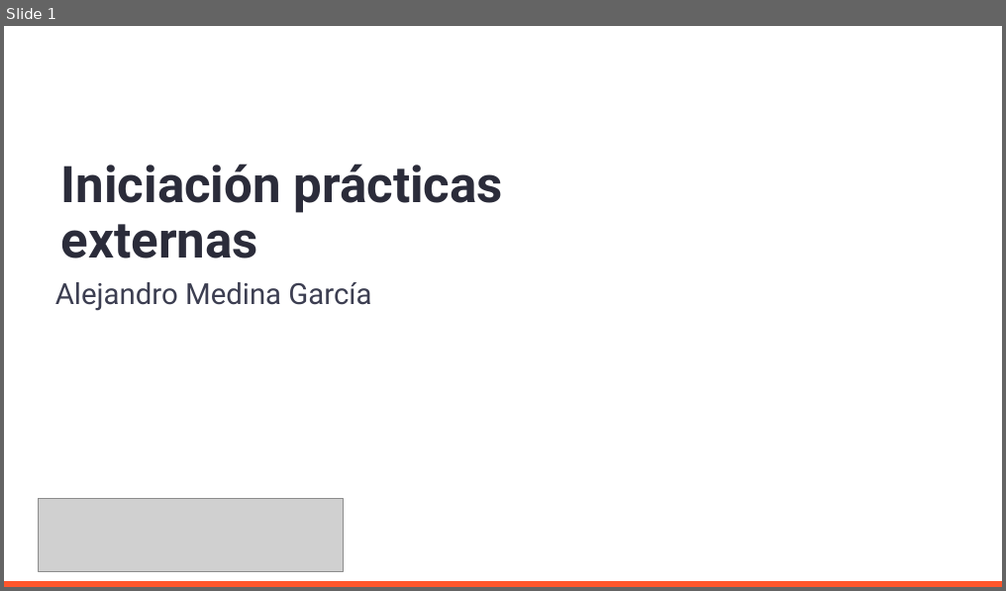
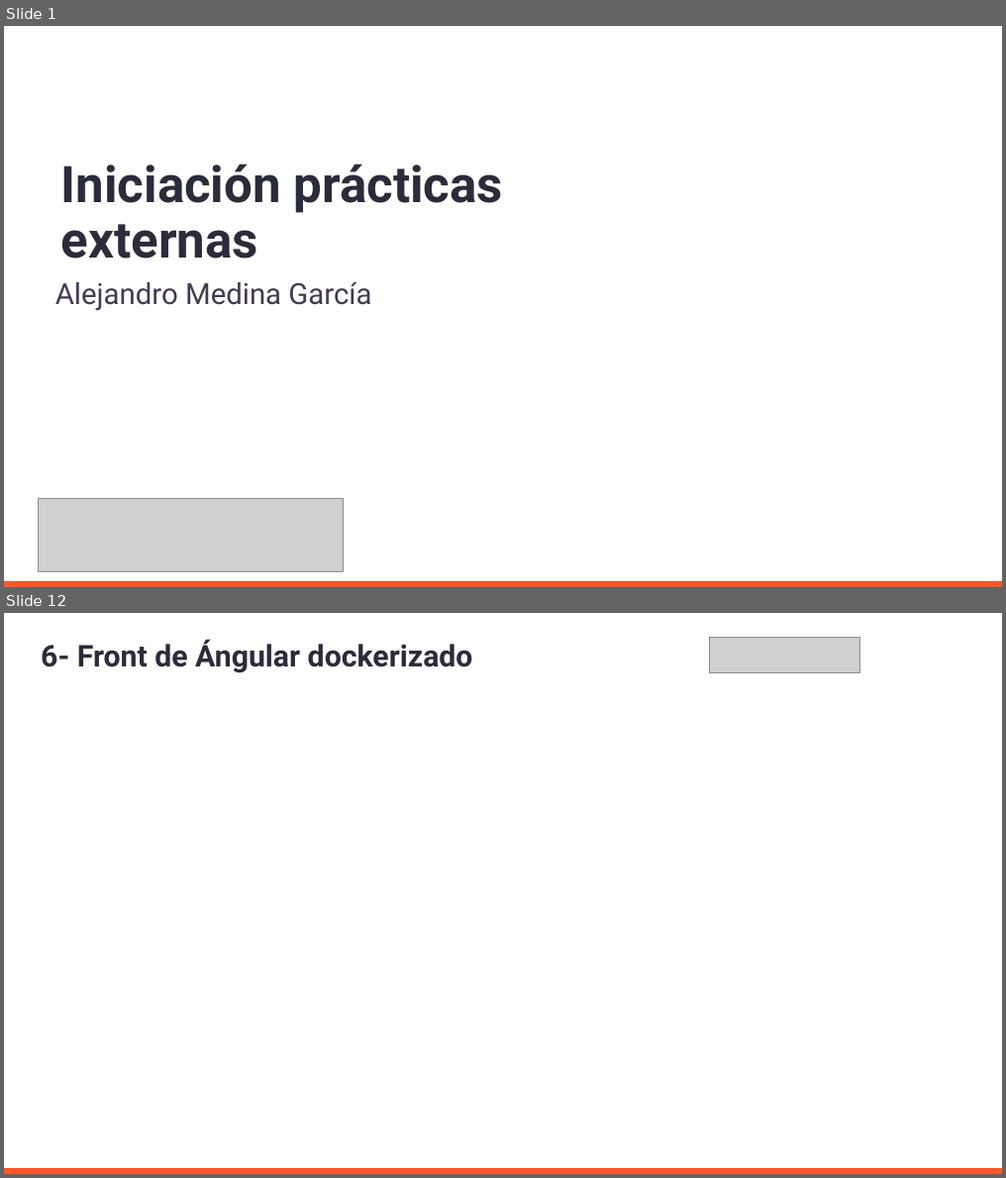
Before and after one commit to AleMedinaGarc/DotnetAPI-Practice, a slide deck: IniciacionDePracticasExternas.pptx. Shown one above the other, each under a label of ours: slide 1 before the commit, slides 1 and 12 after it; the slides between them are not shown. The pictures are 1006x591 and 1006x1178 pixels, drawn with LibreOffice and Linux fonts; fonts in the diff are those of the drawing; grey boxes stand for pictures; background and template pictures are left out. Boxes give left, top, right and bottom in pixels: in the first picture for what was removed or moved away, otherwise in the second. Text is boxed around its words. In the diff, an @@ line names an element or a change of style, - is before the commit and + after.

```diff
--- a/IniciacionDePracticasExternas.pptx
+++ b/IniciacionDePracticasExternas.pptx
@@ slide 12 added at [4, 613, 1002, 1174], background #FFFFFF; not listed: 1 template element that a slide beside it also shows @@
@@ title added at [41, 640, 473, 673], 28.8 pt, text #2B2C3A, bold @@
+6- Front de Ángular dockerizado
@@ picture added at [710, 637, 859, 672] @@
```
Also in this commit, not shown: 2 slides changed, 9 other slides added, 1 slide removed, 1 other file.
